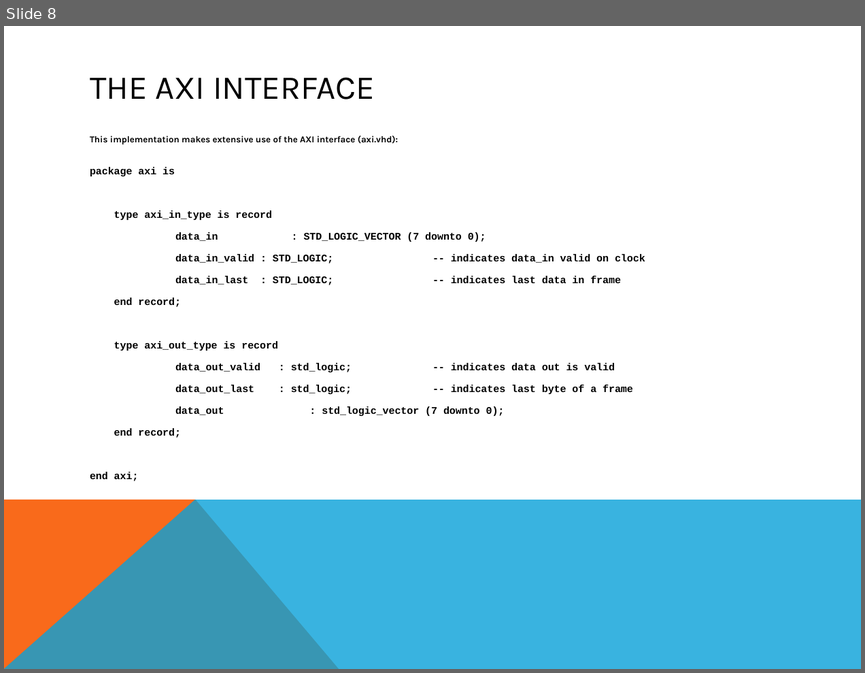
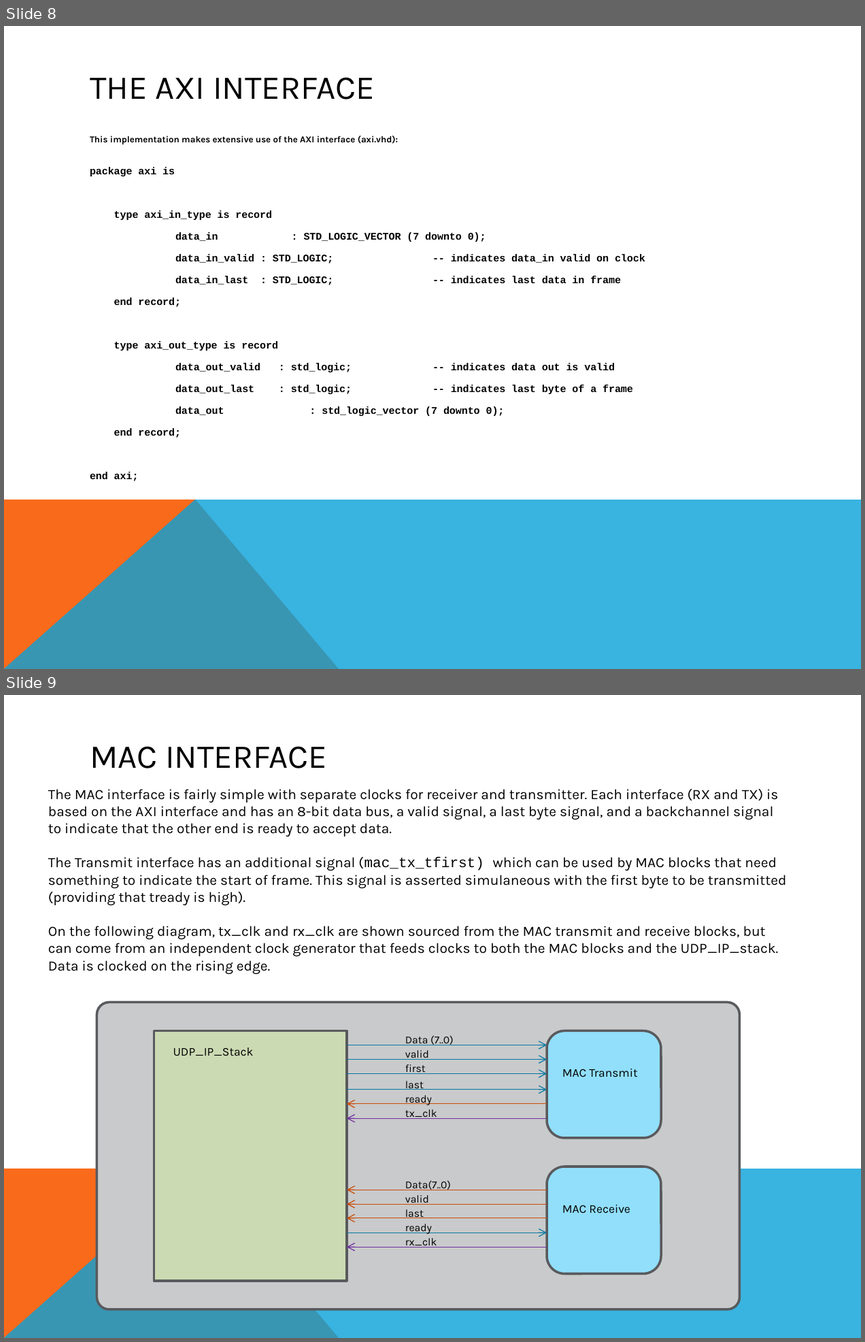
Before and after one commit to rsarwar87/udp_ip_core, a slide deck: doc/src/UDP_IP_Stack.pptx. Shown one above the other, each under a label of ours: slide 8 before the commit, slides 8 and 9 after it. The pictures are 865x673 and 865x1342 pixels, drawn with LibreOffice and Linux fonts; fonts in the diff are those of the drawing. Boxes give left, top, right and bottom in pixels: in the first picture for what was removed or moved away, otherwise in the second. Text is boxed around its words. In the diff, an @@ line names an element or a change of style, - is before the commit and + after.

Commit message:
Added mac_tx_tfirst output to assist coupling to MAC layers that require a start of frame indication.

```diff
--- a/doc/src/UDP_IP_Stack.pptx
+++ b/doc/src/UDP_IP_Stack.pptx
@@ slide 9 added at [4,695,861,1338], background #FFFFFF; not listed: 2 template elements that a slide beside it also shows @@
@@ title added at [90,746,327,768], 28 pt, text #000000 @@
+MAC INTERFACE
@@ text added at [48,789,787,974], 12 pt, text #000000 @@
+The MAC interface is fairly simple with separate clocks for receiver and transmitter. Each interface (RX and TX) is based on the AXI interface and has an 8-bit data bus, a valid signal, a last byte signal, and a backchannel signal to indicate that the other end is ready to accept data.
+The Transmit interface has an additional signal (mac_tx_tfirst) which can be used by MAC blocks that need something to indicate the start of frame. This signal is asserted simulaneous with the first byte to be transmitted (providing that tready is high).
+On the following diagram, tx_clk and rx_clk are shown sourced from the MAC transmit and receive blocks, but can come from an independent clock generator that feeds clocks to both the MAC blocks and the UDP_IP_stack. Data is clocked on the rising edge.
@@ rounded rectangle added at [96,1002,739,1308], fill #C9CACB, outline #5A5B5D 2 pt @@
@@ rectangle added at [154,1031,347,1281], fill #CCDAB3, outline #5A5B5D 2 pt @@
@@ text added at [405,1035,453,1045], 9 pt, text #000000 @@
+Data (7..0)
@@ rounded rectangle added at [547,1031,660,1138], fill #91DFFB, outline #5A5B5D 2 pt @@
@@ text added at [173,1047,254,1055], 10 pt, text #000000 @@
+UDP_IP_Stack
@@ arrow added from (347, 1045) to (547, 1045), #0679A3 0.75 pt @@
@@ arrow added from (347, 1059) to (547, 1059), #0679A3 0.75 pt @@
@@ text added at [405,1050,429,1059], 9 pt, text #000000 @@
+valid
@@ arrow added from (347, 1074) to (547, 1074), #0679A3 0.75 pt @@
@@ text added at [405,1064,426,1074], 9 pt, text #000000 @@
+first
@@ text added at [405,1081,424,1089], 9 pt, text #000000 @@
+last
@@ text added at [562,1068,637,1076], 10 pt, text #000000 @@
+MAC Transmit
@@ arrow added from (347, 1089) to (547, 1089), #0679A3 0.75 pt @@
@@ text added at [405,1095,432,1105], 9 pt, text #000000 @@
+ready
@@ arrow added from (547, 1104) to (347, 1104), #CA4B05 0.75 pt @@
@@ arrow added from (547, 1118) to (347, 1118), #7030A0 0.75 pt @@
@@ text added at [405,1109,437,1119], 9 pt, text #000000 @@
+tx_clk
@@ text added at [405,1180,451,1190], 9 pt, text #000000 @@
+Data(7..0)
@@ rounded rectangle added at [547,1166,660,1273], fill #91DFFB, outline #5A5B5D 2 pt @@
@@ arrow added from (547, 1189) to (347, 1189), #CA4B05 0.75 pt @@
@@ arrow added from (547, 1204) to (347, 1204), #CA4B05 0.75 pt @@
@@ text added at [405,1195,429,1204], 9 pt, text #000000 @@
+valid
@@ text added at [562,1204,630,1213], 10 pt, text #000000 @@
+MAC Receive
@@ arrow added from (547, 1218) to (347, 1218), #CA4B05 0.75 pt @@
@@ text added at [405,1209,424,1218], 9 pt, text #000000 @@
+last
@@ text added at [405,1223,432,1234], 9 pt, text #000000 @@
+ready
@@ arrow added from (347, 1232) to (547, 1232), #0679A3 0.75 pt @@
@@ text added at [405,1238,437,1247], 9 pt, text #000000 @@
+rx_clk
@@ arrow added from (547, 1246) to (347, 1246), #7030A0 0.75 pt @@
```
Also in this commit, not shown: 3 slides changed, 14 other files.
